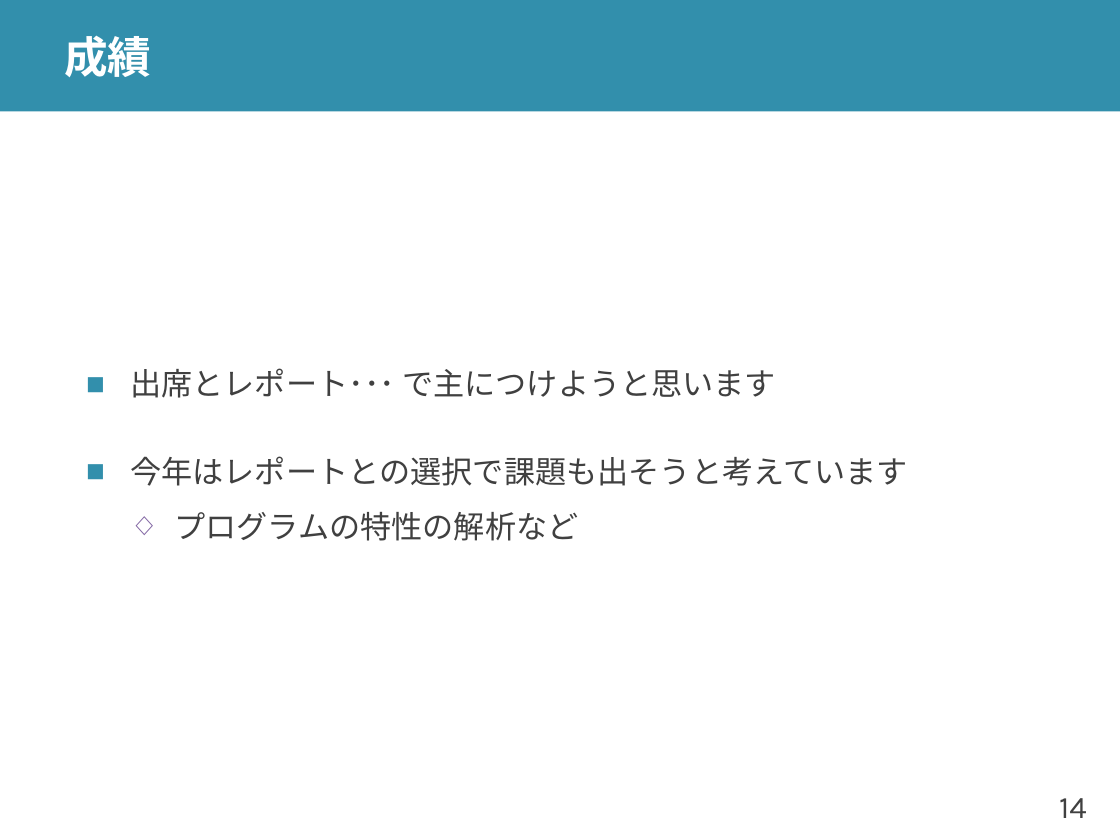
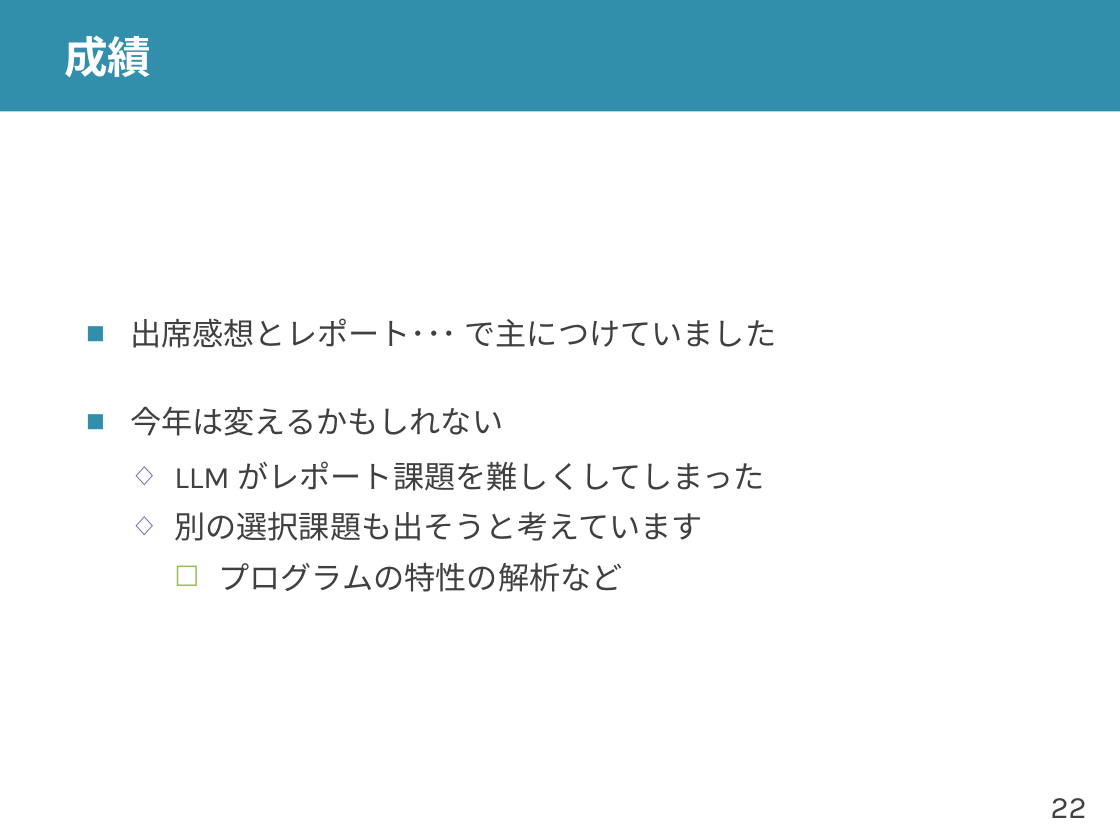
Before and after one commit to shioyadan/advanced-computer-organization, a slide deck: slide 22 of aco-shioya-00.pptx (slide 14 before the commit). Drawn at 1120x840 pixels with LibreOffice and Linux fonts; fonts in the diff are those of the drawing. Boxes give left, top, right and bottom in pixels: in the first picture for what was removed or moved away, otherwise in the second. Text is boxed around its words. In the diff, an @@ line names an element or a change of style, - is before the commit and + after.

```diff
--- a/aco-shioya-00.pptx
+++ b/aco-shioya-00.pptx
@@ text at (x1=130, y1=318, x2=777, y2=541): text changed @@
-■ 出席とレポート･･･ で主につけようと思います
-■ 今年はレポートとの選択で課題も出そうと考えています
+■ 出席感想とレポート･･･ で主につけていました
+■ 今年は変えるかもしれない
+  ◇ LLM がレポート課題を難しくしてしまった
+  ◇ 別の選択課題も出そうと考えています
@@ text at (x1=218, y1=563, x2=622, y2=592): bullet ◇ to ☐; list level 2 to 3 in "プログラムの特性の解析など"; bullet colour #8064A2 to #9BBB59 @@
@@ page number at (x1=1051, y1=798, x2=1087, y2=818): text changed @@
-14
+22
```
Also in this commit, not shown: 10 other slides changed, 10 slides added, 1 slide removed, 1 other file.
